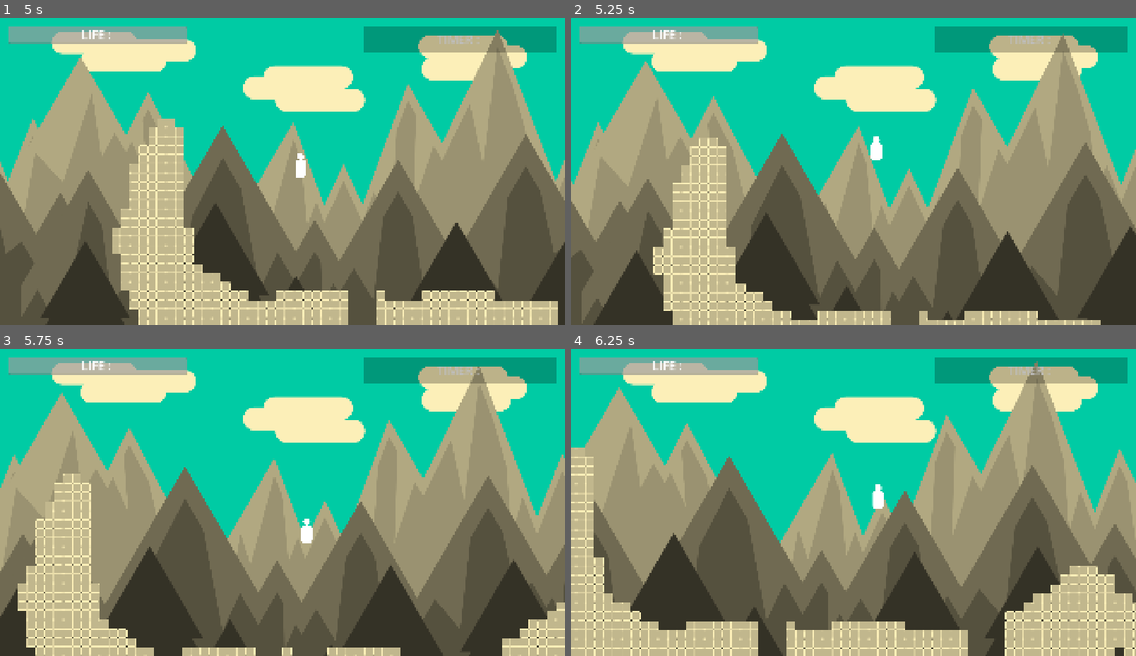
Above: before the commit, frames 1-4 (two rows, left to right).
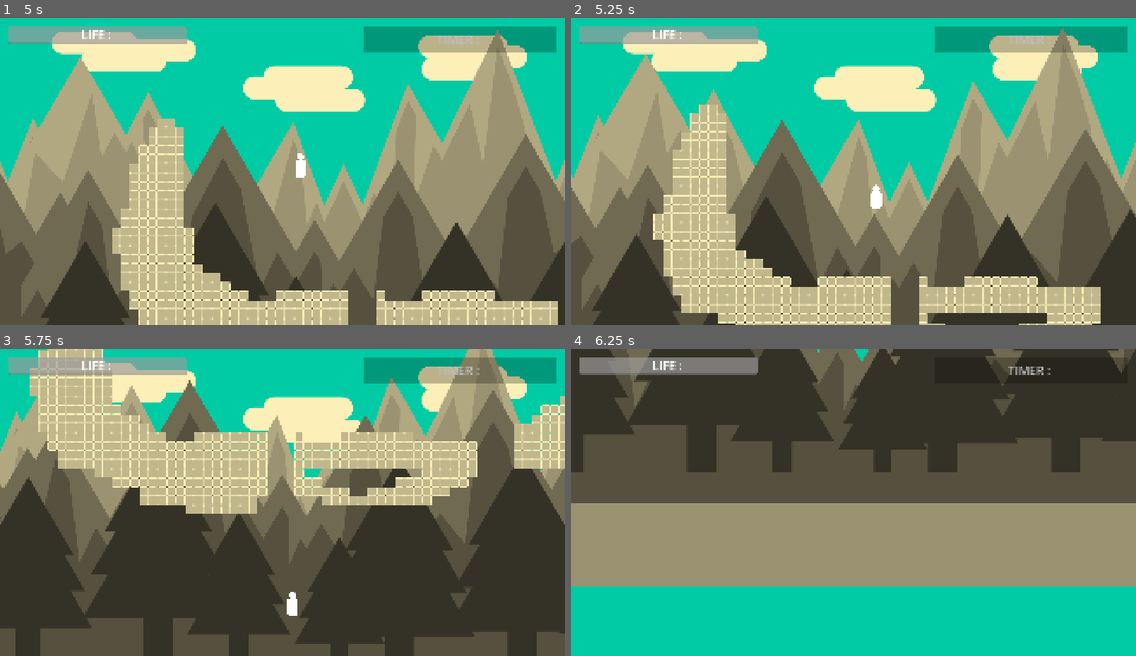
Above: after the commit, the same moments.

Repository: Yuna-Fr/AccessibilityGame
Game: Godot game, scene res://Scenes/Lvl_Circuit.tscn
Same seed, same stepped clock (60 frames per second), same inputs: the game is played once before the commit and once after it. Sound files missing from this copy of the repository are replaced by a short silence.
Inputs (mouse positions are in pixels of both pictures, inside the frame that each line leads up to):
- Up to frame 1 (5 s): tap Enter at 0.5 s; move the mouse to (90, 174) at 0.52 s; hold Space (Action) 0.53-1.28 s; hold D (Move_Right) 0.53-2.03 s; click (90, 174) at 0.67 s; tap W (Move_Up) at 0.77, 1.52, 3.02, 3.77, 4.52 s; move the mouse to (169, 186) at 1.27 s; tap Space (Action) at 1.35, 2.85, 4.55 s; move the mouse to (339, 103) at 2.02 s; hold A (Move_Left) 2.03-2.78 s; hold Space (Action) 2.03-2.78 s; tap Q (SwapScene) at 2.1, 4.35 s; move the mouse to (254, 232) at 2.77 s; hold D (Move_Right) 2.78-4.28 s; click (254, 232) at 2.92 s; move the mouse to (452, 217) at 3.52 s; hold Space (Action) 3.53-4.28 s; move the mouse to (113, 125) at 4.27 s; hold A (Move_Left) from 4.28 s (still down)
- Up to frame 2 (5.25 s): move the mouse to (881, 171) at 5.02 s; release A (Move_Left) at 5.03 s; hold D (Move_Right) from 5.03 s (still down); hold Space (Action) from 5.03 s (still down); click (881, 171) at 5.17 s
- Up to frame 3 (5.75 s): keep holding D (Move_Right); keep holding Space (Action)
- Up to frame 4 (6.25 s): move the mouse to (768, 425) at 5.77 s; release D (Move_Right) at 5.78 s; release Space (Action) at 5.78 s; hold A (Move_Left) from 5.78 s (still down); tap Space (Action) at 5.85 s; tap W (Move_Up) at 6.02 s

Frame 1 is identical in both runs. In frame 2, 22% of the frame differs, in the area x 0-100%, y 2-100%; in frame 3, 69%; in frame 4, 90%, in the area x 0-100%, y 0-100%.

Commit message:
bugfix no infinite jump

Diff:
--- a/Scripts/S_PersoPlatformer.gd
+++ b/Scripts/S_PersoPlatformer.gd
@@ -86,7 +86,7 @@
 			coyoteTime.start()
 			coyoteOn = true
 
-	if Input.is_action_just_pressed("Action") or Input.is_action_just_pressed("Move_Down") and ( !coyoteTime.is_stopped() or is_on_floor() ):
+	if (Input.is_action_just_pressed("Action") or Input.is_action_just_pressed("Move_Down")) and ( !coyoteTime.is_stopped() or is_on_floor() ):
 		jumpSound.play_random()
 		velocity.y = -jump_speed * 2
 		coyoteTime.stop()
